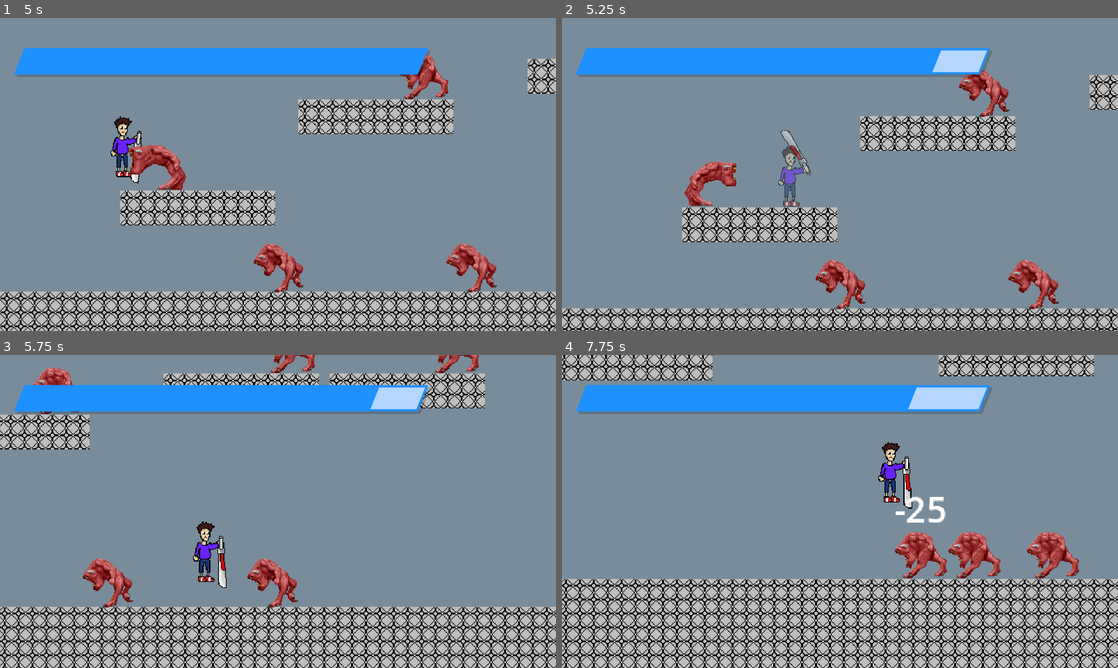
Above: before the commit, frames 1-4 (two rows, left to right).
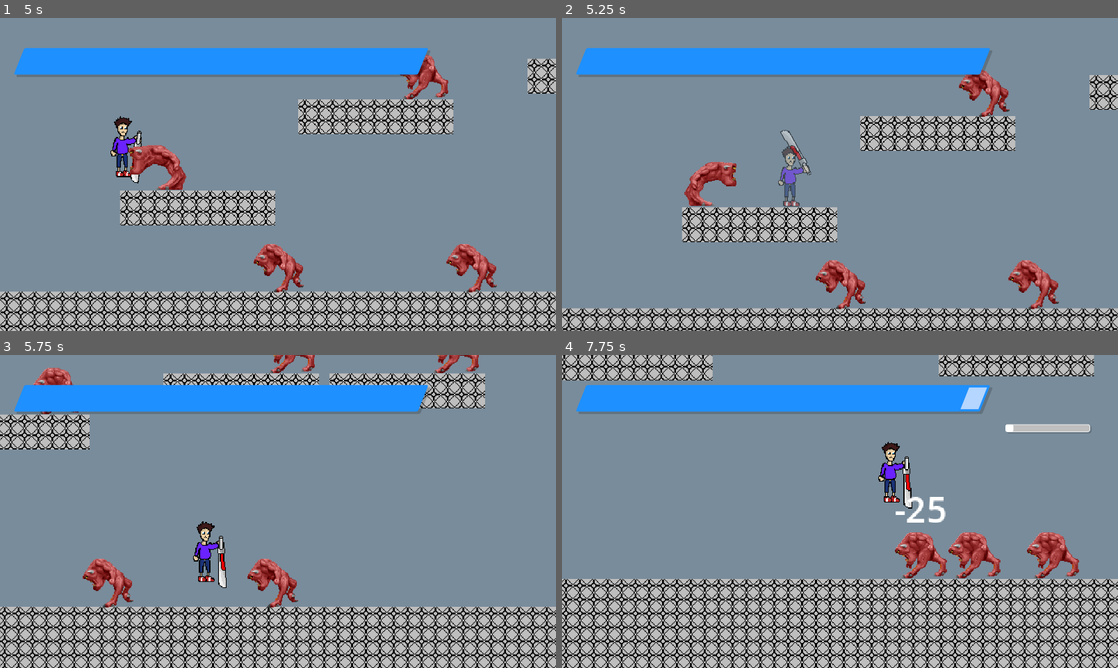
Above: after the commit, the same moments.

Repository: That1M8Head/Swordlink
Game: Godot game, scene res://intro.tscn
Same seed, same stepped clock (60 frames per second), same inputs: the game is played once before the commit and once after it.
Inputs (mouse positions are in pixels of both pictures, inside the frame that each line leads up to):
- Up to frame 1 (5 s): tap Enter (MenuConfirm) at 0.5, 1.25 s; move the mouse to (250, 237) at 0.52 s; hold X (AltAttack) 0.53-1.28 s; hold D (MoveRight) 0.53-2.03 s; click (250, 237) at 0.67 s; tap Space (Jump) at 0.77, 1.52, 3.02, 3.77, 4.52 s; move the mouse to (444, 221) at 1.27 s; click (444, 221) at 1.35 s; move the mouse to (111, 127) at 2.02 s; hold A (MoveLeft) 2.03-4.28 s; tap C (Evade) at 2.1 s; move the mouse to (305, 174) at 2.77 s; tap Shift (ModeShift) at 2.85 s; click (305, 174) at 2.92 s; move the mouse to (194, 96) at 3.52 s; hold X (AltAttack) 3.53-4.28 s; move the mouse to (400, 158) at 4.27 s; hold D (MoveRight) from 4.28 s (still down); click (400, 158) at 4.35 s
- Up to frame 2 (5.25 s): keep holding D (MoveRight); move the mouse to (728, 190) at 5.02 s; tap C (Evade) at 5.1 s; click (728, 190) at 5.17 s
- Up to frame 3 (5.75 s): keep holding D (MoveRight)
- Up to frame 4 (7.75 s): keep holding D (MoveRight); move the mouse to (895, 442) at 5.77 s; tap Shift (ModeShift) at 5.85 s; tap Space (Jump) at 6.02, 6.77, 7.52 s; move the mouse to (812, 574) at 6.52 s; hold X (AltAttack) 6.53-7.28 s; move the mouse to (1006, 558) at 7.27 s; click (1006, 558) at 7.35 s

Frame 1 is identical in both runs. In frame 2, 0.6% of the frame differs, in the area x 66-77%, y 9-19%; in frame 3, 0.6%; in frame 4, 1.1%, in the area x 62-96%, y 10-25%.

Commit message:
Joel will no longer take damage when dashing

Diff:
--- a/Scripts/JoelMovements.gd
+++ b/Scripts/JoelMovements.gd
@@ -304,6 +304,8 @@
 	body.take_damage(damage, Vector2(knockback.x * flip, knockback.y))
 
 func damage_self(amount: int):
+	if dashing:
+		return
 	var style_rank_meter = get_node("/root/Game/CanvasLayer/HUD/Style/Meter")
 	style_duration -= style_rank_meter.max_value / 3
 	health -= amount
